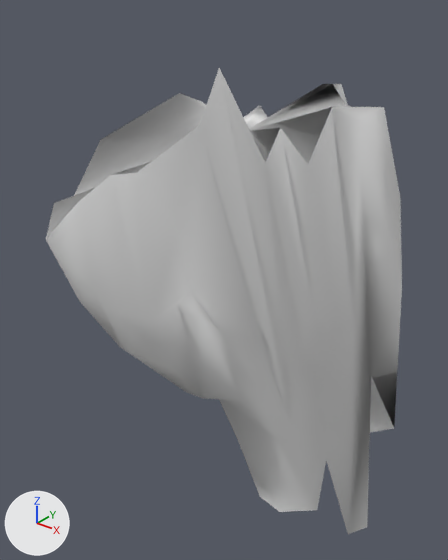
An edit to the OBJ model src/main/resources/assets/kn8/meshes/kaiju_no9_isao/forearm_right.obj, drawn before and after from the same camera.
Both versions are drawn from a 50 mm camera at (0.599, -0.344, 1.357) aimed at (0.348, -0.03, 1.162). The axes (+X, +Y, +Z) are drawn at lower left. The lights are the same throughout. The older version comes first. Where no turn or scale is listed for an object, it has been applied to the vertices. Vertices at exactly the same position are counted once.

The first picture shows 'forearm_right'.
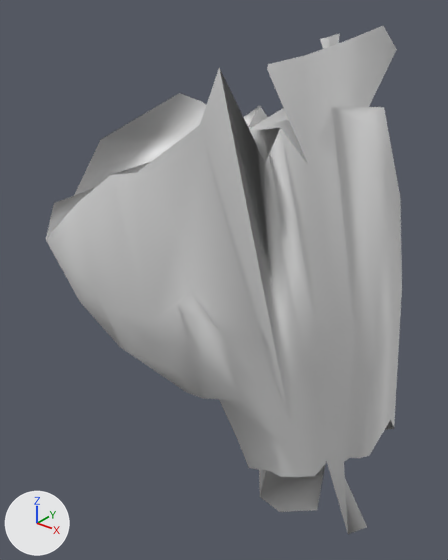
Location of each change, [x1, y1, x2, y2] in pixels of the pictures (448 x 560 px):
'forearm_right', reshaped (9% taller)
    before: [46, 68, 402, 534]
    after: [46, 26, 402, 534]
part 1 of me_forearm_right, built on
    before: [239, 106, 394, 534]
    after: [239, 26, 397, 503]

What the commit changed:
me_forearm_right is used by ob_forearm_right; location (0.0, 0.0, 0.0).
me_forearm_right had 170 vertices, 336 faces and spanned x 0.267..0.466, y -0.147..0.098, z 0.959..1.319.
me_forearm_right now has 194 vertices, 353 faces and spans x 0.267..0.466, y -0.147..0.098, z 0.959..1.332.
Part 1, on me_forearm_right:
20 faces are deleted.
24 vertices are added at x 0.37..0.466, y -0.072..0.055, z 1.019..1.332.
37 new faces join them.
